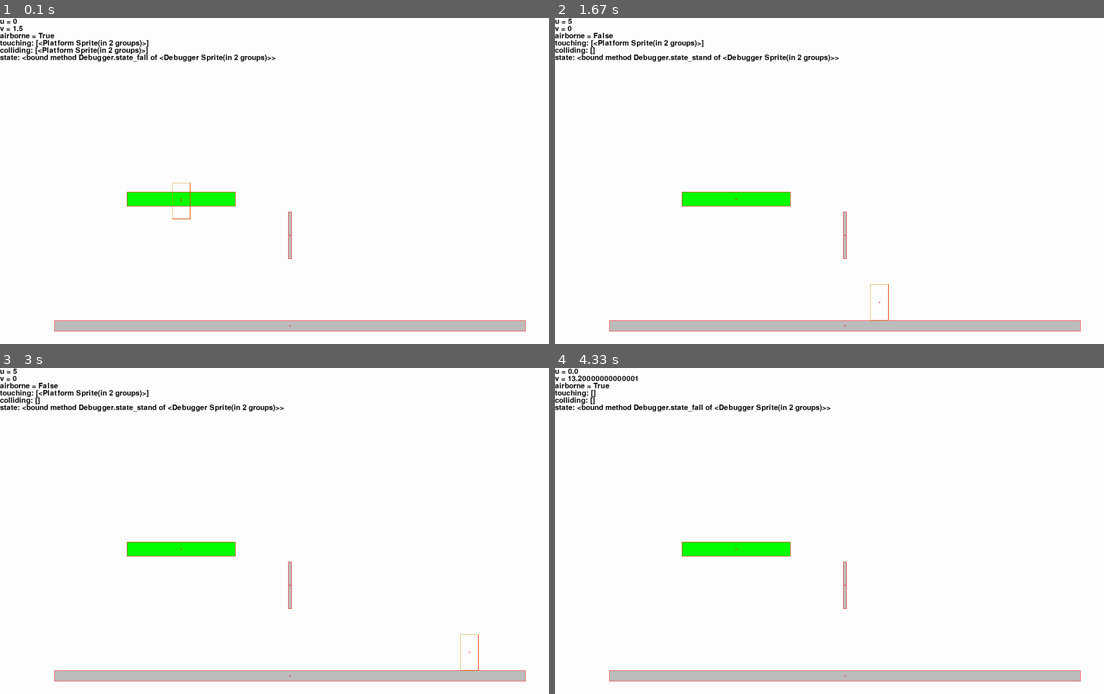
Above: before the commit, frames 1-4 (two rows, left to right).
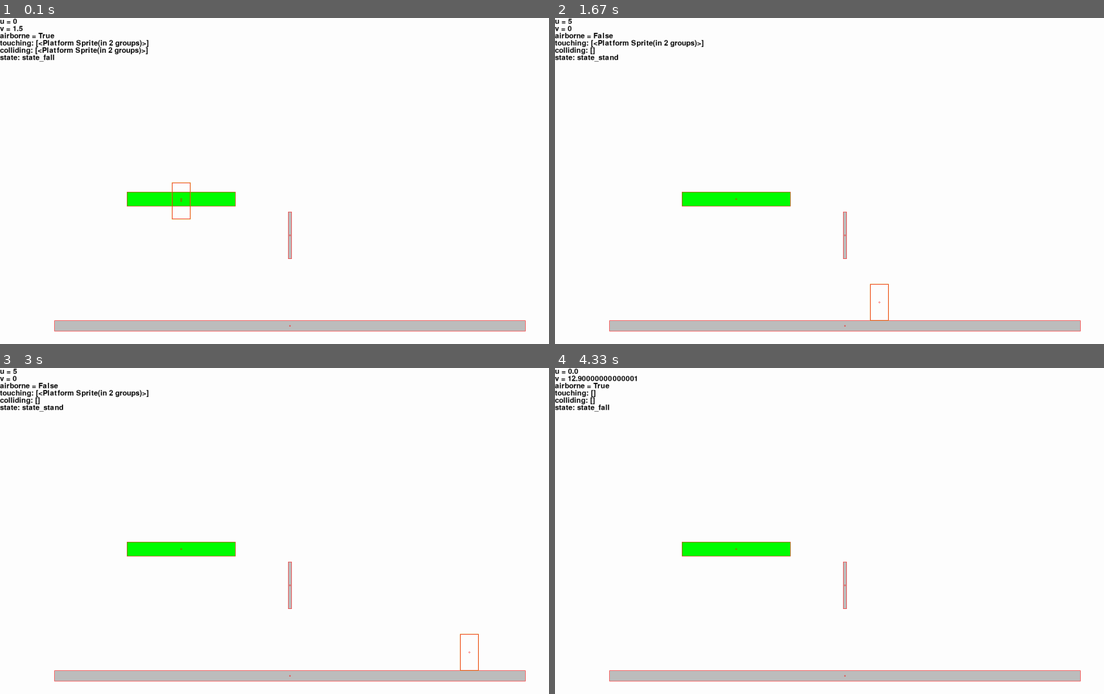
Above: after the commit, the same moments.

Repository: binnev/pygame_sandbox
Game: pygame game, started from fighting_game/__main__.py
Two runs of this game, one before a commit and one after it. Both use one fixed random seed, a clock stepped at 60 frames per second and the inputs below.
Inputs:
- Up to frame 1 (0.1 s): no input
- Up to frame 2 (1.67 s): hold D 0.33-0.8 s
- Up to frame 3 (3 s): no input
- Up to frame 4 (4.33 s): hold A 3.6-4.13 s; hold S from 4.17 s (still down)

The runs differ from the first frame. In frame 1, 0.5% of the frame differs, in the area x 3-51%, y 11-62%; in frame 2, 0.5%; in frame 3, 0.5%; in frame 4, 0.7%, in the area x 3-51%, y 2-14%.

Commit message:
Increased touchbox margin. Turns it wasn't working to the left.

Diff:
--- a/fighting_game/objects.py
+++ b/fighting_game/objects.py
@@ -74,7 +74,7 @@
     height: int
     color: Color
     level: Level
-    touch_box_margin = 1
+    touch_box_margin = 2
 
     def __init__(self, x, y, input=FightingGameInput, facing_right=True):
         super().__init__()
@@ -88,6 +88,7 @@
 
     def update(self):
         self.state()
+        self.update_physics()
 
     def draw(self, surface: Surface, debug: bool = False):
         # pygame.draw.rect(surface, self.color, self.rect)
@@ -103,47 +104,6 @@
 
     def touching(self, entity: Entity):
         return self.touch_box.colliderect(entity.rect)
-
-
-class Debugger(Character):
-    width = 50
-    height = 100
-    color = Color("cyan")
-    speed = 5
-
-    def __init__(self, x, y, input=FightingGameInput, facing_right=True):
-        super().__init__(x, y, input, facing_right)
-        self.state = self.state_fall
-        self.gravity = 0.3
-        self.jump_power = 20
-        self.air_resistance = 0.5
-
-    def update(self):
-        self.state()
-        self.update_physics()
-
-    def draw(self, surface: Surface, debug: bool = False):
-        super().draw(surface, debug)
-
-        def tprint(surface, x, y, textString):
-            font = pygame.font.Font(None, 30)
-            textBitmap = font.render(textString, True, Color("black"))
-            surface.blit(textBitmap, (x, y))
-
-        colliding = pygame.sprite.spritecollide(self, self.level.platforms, dokill=False)
-        touching = [plat for plat in self.level.platforms if self.touching(plat)]
-
-        things_to_print = [
-            f"u = {self.u}",
-            f"v = {self.v}",
-            f"airborne = {self.airborne}",
-            f"touching: {touching}",
-            f"colliding: {colliding}",
-            f"state: {self.state}",
-        ]
-        line_spacing = 20
-        for ii, thing in enumerate(things_to_print):
-            tprint(surface, 0, ii * line_spacing, thing)
 
     @property
     def airborne(self):
@@ -213,8 +173,8 @@
         if input.is_down(input.RIGHT):
             self.u = self.speed
 
-        if input.is_down(input.UP):
-            self.v = -self.speed
+        if input.is_pressed(input.UP):
+            self.v = -self.jump_power
 
         if not self.airborne:
             self.state = self.state_stand
@@ -231,6 +191,43 @@
         if self.airborne:
             self.state = self.state_fall
 
+
+class Debugger(Character):
+    width = 50
+    height = 100
+    color = Color("cyan")
+    speed = 5
+    gravity = 0.3
+    jump_power = 10
+    air_resistance = 0.5
+
+    def __init__(self, x, y, input=FightingGameInput, facing_right=True):
+        super().__init__(x, y, input, facing_right)
+        self.state = self.state_fall
+
+    def draw(self, surface: Surface, debug: bool = False):
+        super().draw(surface, debug)
+
+        def tprint(surface, x, y, textString):
+            font = pygame.font.Font(None, 30)
+            textBitmap = font.render(textString, True, Color("black"))
+            surface.blit(textBitmap, (x, y))
+
+        colliding = pygame.sprite.spritecollide(self, self.level.platforms, dokill=False)
+        touching = [plat for plat in self.level.platforms if self.touching(plat)]
+
+        things_to_print = [
+            f"u = {self.u}",
+            f"v = {self.v}",
+            f"airborne = {self.airborne}",
+            f"touching: {touching}",
+            f"colliding: {colliding}",
+            f"state: {self.state.__name__}",
+        ]
+        line_spacing = 20
+        for ii, thing in enumerate(things_to_print):
+            tprint(surface, 0, ii * line_spacing, thing)
+
     def state_debug(self):
         if self.input.is_down(self.input.LEFT):
             self.x -= self.speed
